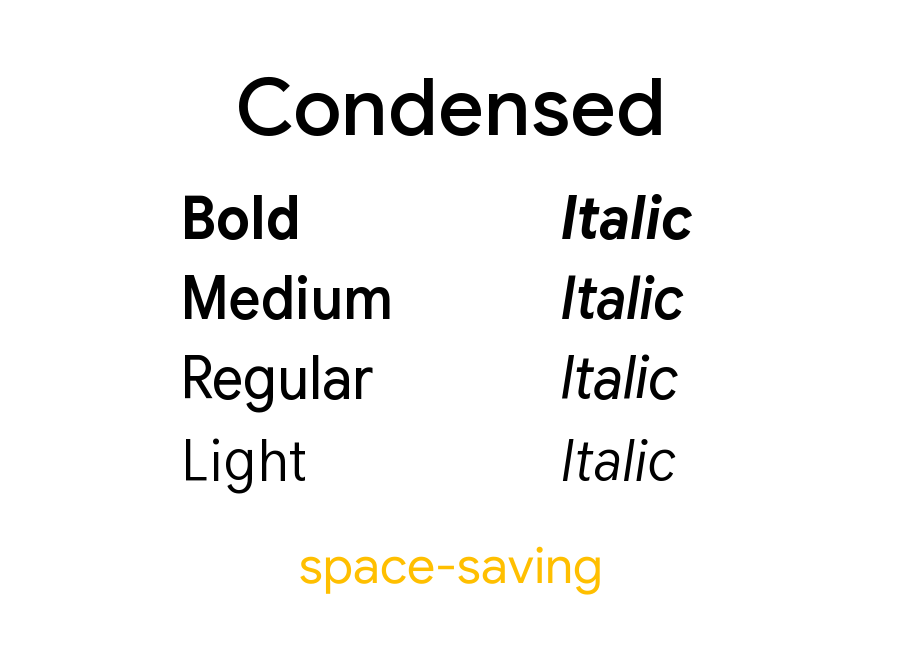
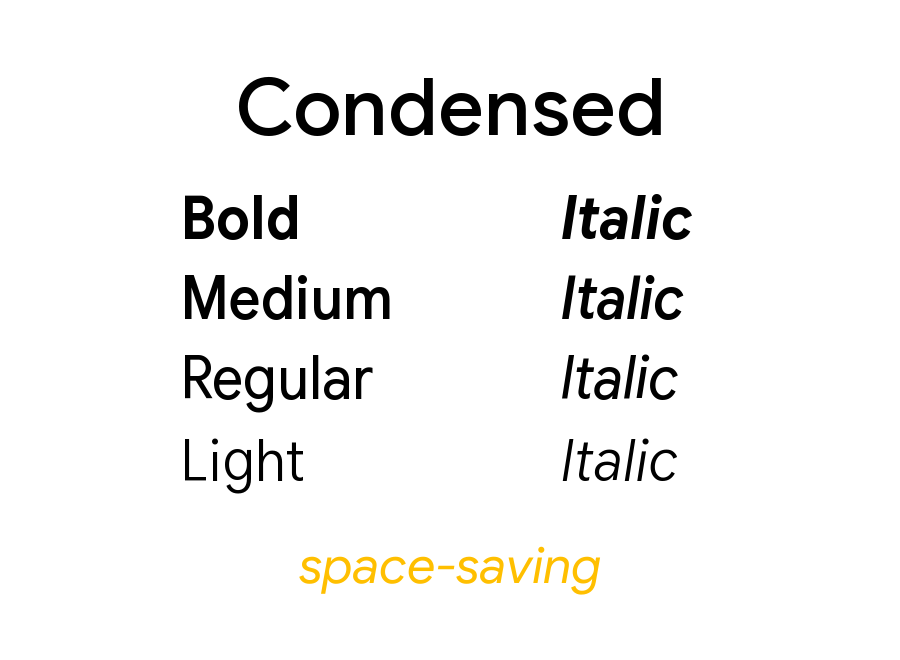
Revision of a layered 900x660 image; what changed, layer by layer:
painted on "Italic #3" over [562, 438, 677, 481]
painted on "Light" over [185, 438, 305, 494]
painted on "space-saving" over [299, 546, 601, 595]
